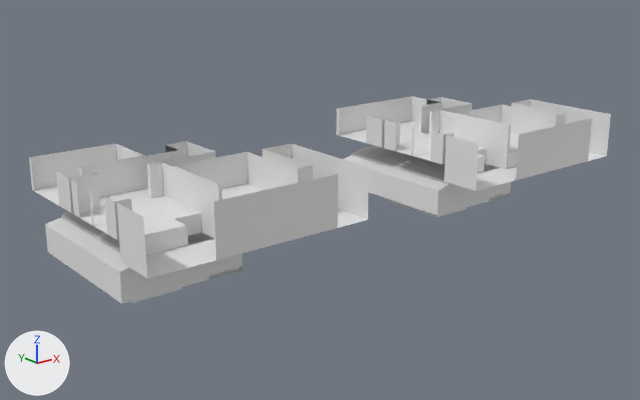
An edit to the Blender file Assets/models/blendFiles/new_journey_home.blend, drawn before and after from the same camera.
Rendered twice from a 50 mm lens placed at (-83.8, -76.3, 42.3), pointed at (-20.5, 2.9, 10.7). The axes (+X, +Y, +Z) are drawn at lower left. The lights are the same throughout.

Before the edit, the objects in view are built like this:
```python
me_plane_001 = bpy.data.meshes.new('Plane.001')
me_plane_001.from_pydata(...)  # 752 vertices, 654 faces, 1 loose edge; spans x -50.6..-25.1, y -9.6..15.8, z -8.3..3.2
me_plane_002 = bpy.data.meshes.new('Plane.002')
me_plane_002.from_pydata(...)  # 671 vertices, 582 faces, 1 loose edge; spans x -8.7..16.8, y -9.6..15.4, z -8.3..3.2
ob_plane = bpy.data.objects.new('Plane', me_plane_002)
ob_plane.location = (-0.47, -1.8, 15.46)
ob_plane_002 = bpy.data.objects.new('Plane.002', me_plane_001)
ob_plane_002.location = (-0.47, -1.8, 15.46)
```
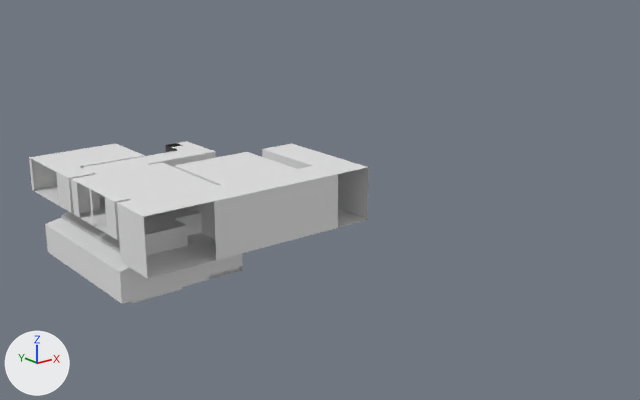
Where the newer file only moved an object's origin or applied its transform, the numbers keep the older frame.

Location of each change, [x1, y1, x2, y2] in pixels of the pictures (640 x 400 px):
```json
{"object": "Plane", "change": "hidden", "before": [336, 96, 611, 218]}
{"object": "Roof", "change": "added", "after": [29, 141, 368, 217]}
```

Scene script edits in JSON lines:
```json
{"op": "add", "block": "me_plane_003", "code": ["me_plane_003 = bpy.data.meshes.new('Plane.003')", "me_plane_003.from_pydata(...)  # 147 vertices, 100 faces; spans x -12.7..12.7, y -12.7..12.7, z 5.7..5.8"]}
{"op": "add", "block": "ob_plane", "code": "ob_plane.hide_set(True)"}
{"op": "add", "block": "ob_roof", "code": ["ob_roof = bpy.data.objects.new('Roof', me_plane_003)", "ob_roof.location = (-38.32, 1.26, 12.87)"]}
```
